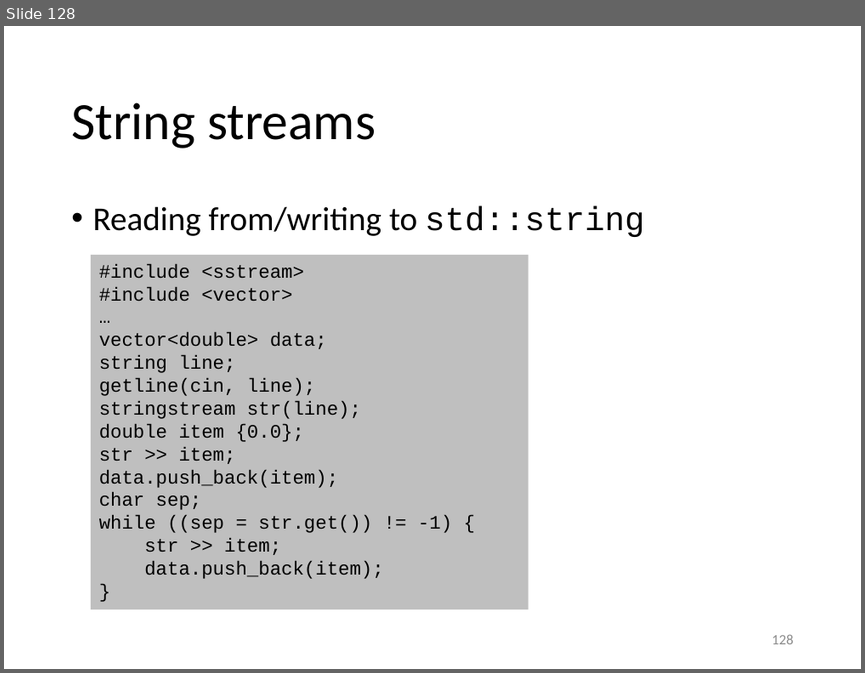
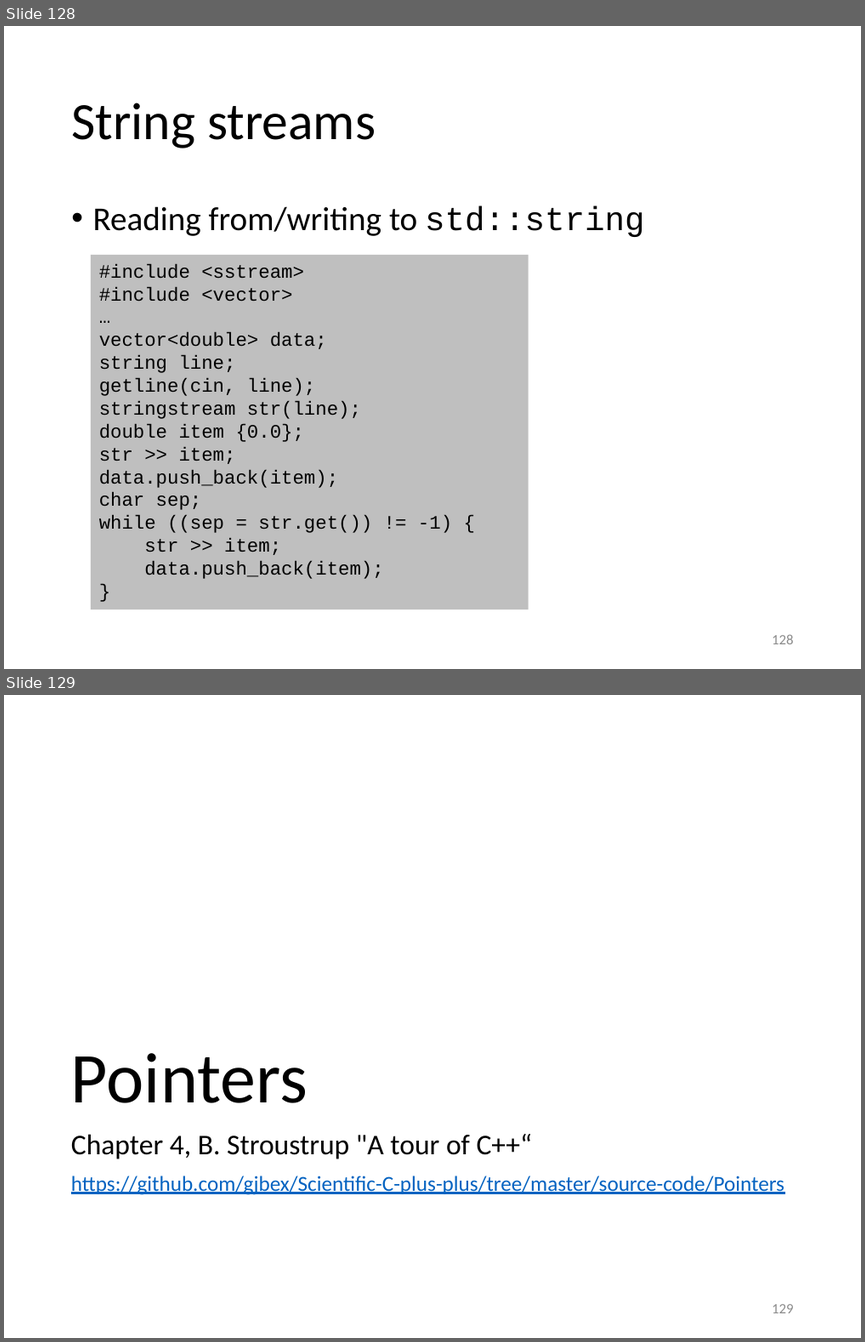
Before and after one commit to gjbex/Scientific-C-plus-plus, a slide deck: scientific_cpp.pptx. Shown one above the other, each under a label of ours: slide 128 before the commit, slides 128 and 129 after it. The pictures are 865x673 and 865x1342 pixels, drawn with LibreOffice and Linux fonts; fonts in the diff are those of the drawing. Boxes give left, top, right and bottom in pixels: in the first picture for what was removed or moved away, otherwise in the second. Text is boxed around its words. In the diff, an @@ line names an element or a change of style, - is before the commit and + after.

Commit message:
Add section on pointers

```diff
--- a/scientific_cpp.pptx
+++ b/scientific_cpp.pptx
@@ slide 129 added at (x1=4, y1=695, x2=861, y2=1338), background #FFFFFF @@
@@ title added at (x1=71, y1=1053, x2=307, y2=1103), 60 pt, text #000000 @@
+Pointers
@@ text added at (x1=71, y1=1134, x2=784, y2=1195), 18 pt, text #0563C1, underline @@
+Chapter 4, B. Stroustrup "A tour of C++“
+https://github.com/gjbex/Scientific-C-plus-plus/tree/master/source-code/Pointers
@@ page number added at (x1=772, y1=1304, x2=794, y2=1313), 12 pt, text #8C8C8C @@
+129
```
Also in this commit, not shown: 12 other slides added.
